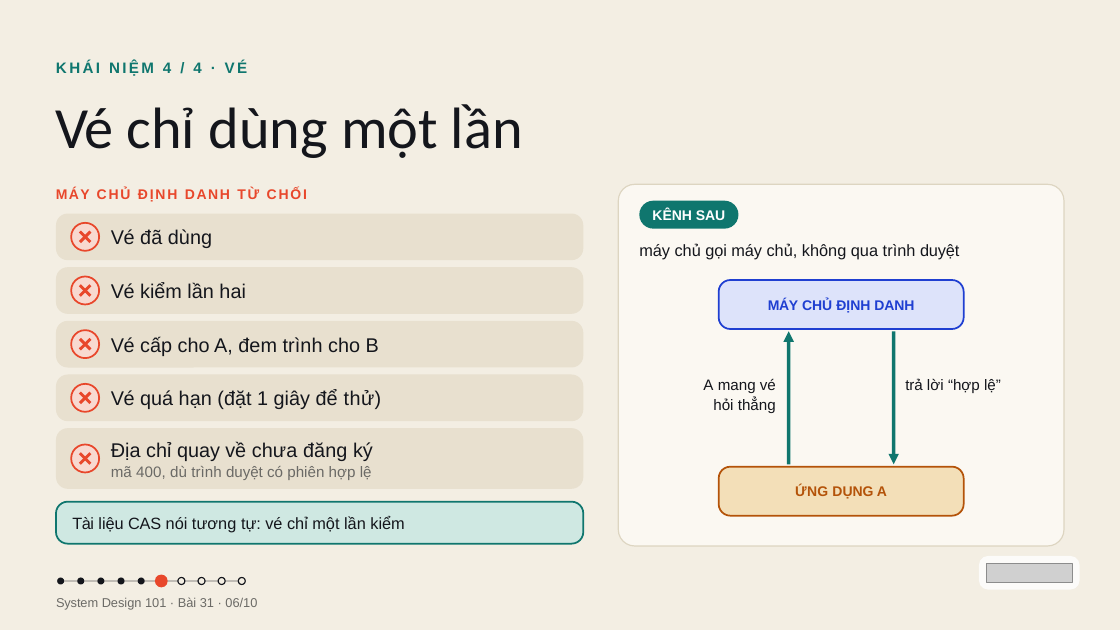
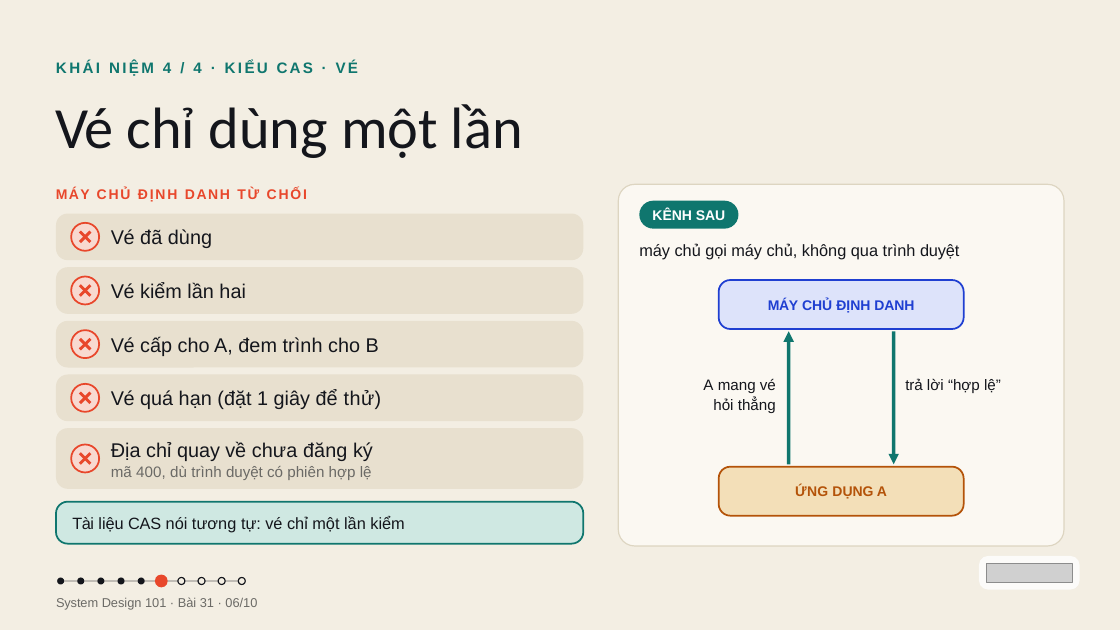
Before and after one commit to vohoailinh90/tool-marketing-studio, a slide deck: slide 6 of system-design-101/vi/lessons/sd-14-031/slides/sd-14-031.pptx. Drawn at 1120x630 pixels with LibreOffice and Linux fonts; fonts in the diff are those of the drawing; grey boxes stand for pictures. Boxes give left, top, right and bottom in pixels: in the first picture for what was removed or moved away, otherwise in the second. Text is boxed around its words. In the diff, an @@ line names an element or a change of style, - is before the commit and + after.

```diff
--- a/system-design-101/vi/lessons/sd-14-031/slides/sd-14-031.pptx
+++ b/system-design-101/vi/lessons/sd-14-031/slides/sd-14-031.pptx
@@ text at (x1=56, y1=61, x2=359, y2=76): text changed @@
-KHÁI NIỆM 4 / 4 · VÉ
+KHÁI NIỆM 4 / 4 · KIỂU CAS · VÉ
```
Also in this commit, not shown: 7 other slides changed.
